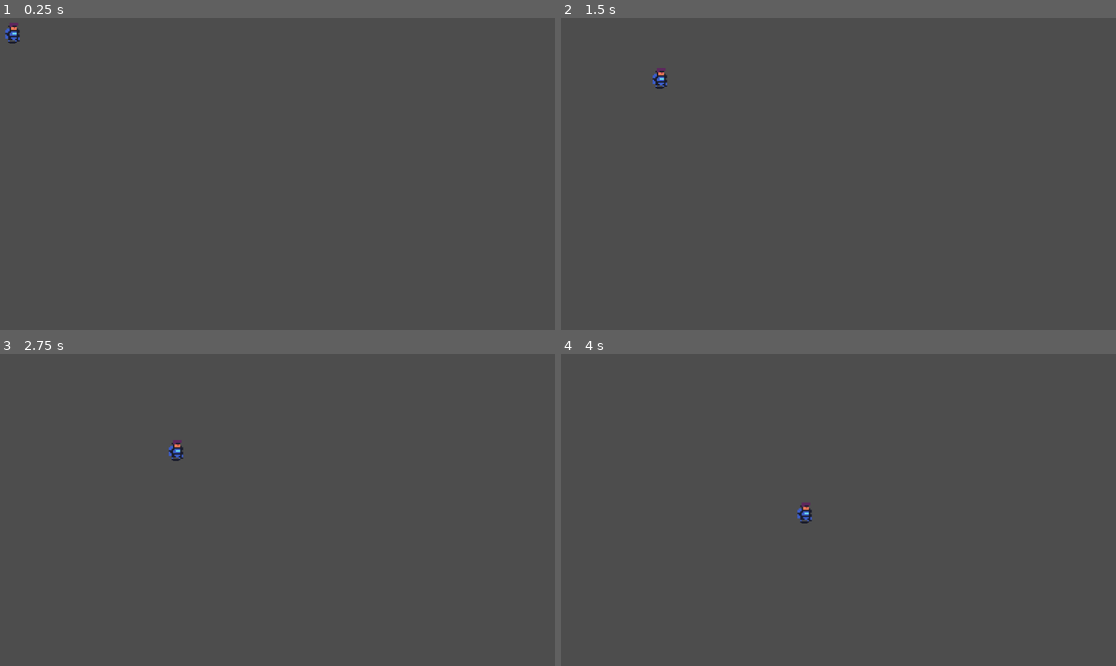
Above: before the commit, frames 1-4 (two rows, left to right).
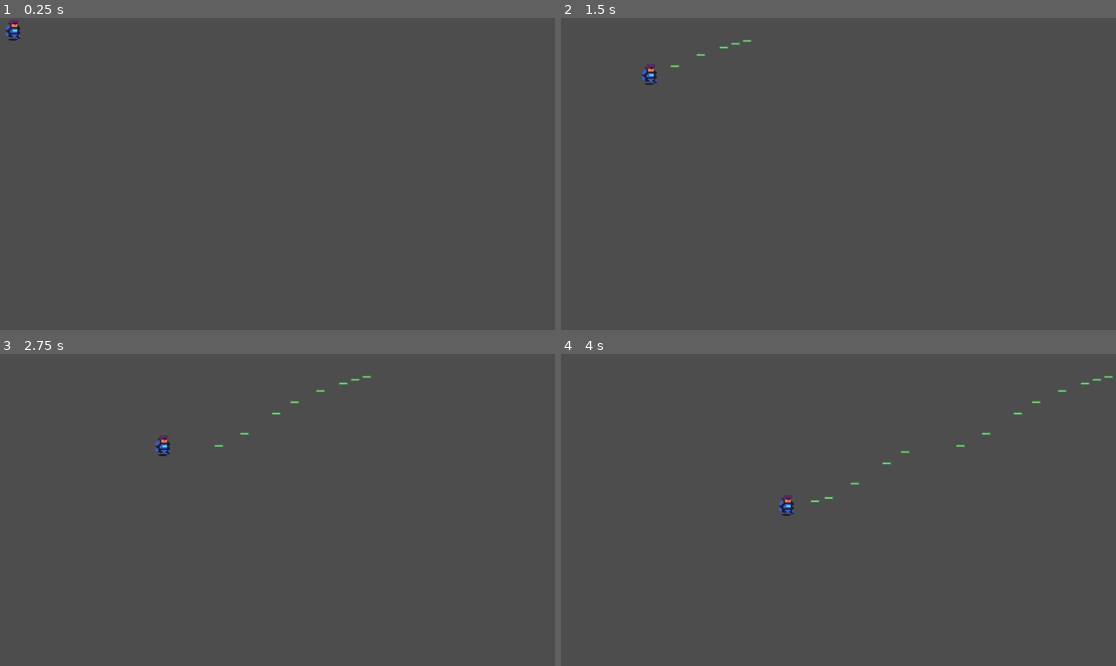
Above: after the commit, the same moments.

Repository: GerardinClement/Gamejam_forge
Game: Godot game, scene res://player.tscn
Same seed, same stepped clock (60 frames per second), same inputs: the game is played once before the commit and once after it.
Inputs (mouse positions are in pixels of both pictures, inside the frame that each line leads up to):
- Up to frame 1 (0.25 s): no input
- Up to frame 2 (1.5 s): tap Enter (ui_accept) at 0.5, 0.6, 0.77, 1.07, 1.35 s; move the mouse to (960, 158) at 0.52 s; move the mouse to (727, 189) at 1.27 s
- Up to frame 3 (2.75 s): tap Enter (ui_accept) at 1.52, 1.82, 2.1 s; move the mouse to (333, 441) at 2.02 s
- Up to frame 4 (4 s): move the mouse to (810, 572) at 2.77 s; tap Enter (ui_accept) at 2.85, 3.02, 3.32, 3.6, 3.77 s; move the mouse to (1005, 556) at 3.52 s

The runs differ from the first frame. In frame 1, 0.1% of the frame differs, in the area x 0-4%, y 0-9%; in frame 2, 0.3%; in frame 3, 0.4%; in frame 4, 0.5%, in the area x 39-100%, y 6-55%.

Commit message:
add shoot without direction

Diff:
--- /dev/null
+++ b/bullet.gd
@@ -0,0 +1,7 @@
+extends CharacterBody2D
+
+
+const SPEED = 300.0
+func _physics_process(delta):
+	velocity.x = 2;
+	move_and_collide(velocity.normalized() * delta * SPEED)
--- /dev/null
+++ b/bullet.tscn
@@ -0,0 +1,53 @@
+[gd_scene load_steps=9 format=3 uid="uid://166oltx3okgt"]
+
+[ext_resource type="Script" path="res://bullet.gd" id="1_7n1qw"]
+[ext_resource type="Texture2D" uid="uid://1utd36kfuwuh" path="res://Assets/Projectiles/projectiles x2.png" id="1_se1ag"]
+
+[sub_resource type="RectangleShape2D" id="RectangleShape2D_fwngm"]
+size = Vector2(19, 6)
+
+[sub_resource type="AtlasTexture" id="AtlasTexture_xbwl6"]
+atlas = ExtResource("1_se1ag")
+region = Rect2(0, 0, 66, 64)
+
+[sub_resource type="AtlasTexture" id="AtlasTexture_xq6j8"]
+atlas = ExtResource("1_se1ag")
+region = Rect2(66, 0, 66, 64)
+
+[sub_resource type="AtlasTexture" id="AtlasTexture_qtaf1"]
+atlas = ExtResource("1_se1ag")
+region = Rect2(132, 0, 66, 64)
+
+[sub_resource type="AtlasTexture" id="AtlasTexture_vxs8l"]
+atlas = ExtResource("1_se1ag")
+region = Rect2(198, 0, 66, 64)
+
+[sub_resource type="SpriteFrames" id="SpriteFrames_ct15c"]
+animations = [{
+"frames": [{
+"duration": 1.0,
+"texture": SubResource("AtlasTexture_xbwl6")
+}, {
+"duration": 1.0,
+"texture": SubResource("AtlasTexture_xq6j8")
+}, {
+"duration": 1.0,
+"texture": SubResource("AtlasTexture_qtaf1")
+}, {
+"duration": 1.0,
+"texture": SubResource("AtlasTexture_vxs8l")
+}],
+"loop": true,
+"name": &"default",
+"speed": 5.0
+}]
+
+[node name="Bullet" type="CharacterBody2D"]
+script = ExtResource("1_7n1qw")
+
+[node name="CollisionShape2D" type="CollisionShape2D" parent="."]
+position = Vector2(-0.5, 1)
+shape = SubResource("RectangleShape2D_fwngm")
+
+[node name="AnimatedSprite2D" type="AnimatedSprite2D" parent="."]
+sprite_frames = SubResource("SpriteFrames_ct15c")
--- a/player.gd
+++ b/player.gd
@@ -2,8 +2,12 @@
 
 
 const SPEED = 100.0
+const bulletPath = preload("res://bullet.tscn")
 @onready var animation = $AnimatedSprite2D
 
+func _process(delta):
+	if Input.is_action_just_pressed("ui_accept"):
+		shoot()
 
 func _physics_process(delta):
 	var mouseOffset = get_viewport().get_mouse_position() - self.position;
@@ -19,3 +23,8 @@
 		animation.play("run")
 	velocity = direction * delta * SPEED
 	move_and_slide()
+
+func shoot():
+	var bullet = bulletPath.instantiate()
+	get_parent().add_child(bullet)
+	bullet.position = $Marker2D.global_position
--- a/player.tscn
+++ b/player.tscn
@@ -62,6 +62,11 @@
 shape = SubResource("RectangleShape2D_fwbjh")
 
 [node name="AnimatedSprite2D" type="AnimatedSprite2D" parent="."]
-position = Vector2(-8, -12)
+position = Vector2(-7, -18)
 sprite_frames = SubResource("SpriteFrames_p5bdb")
 animation = &"idle"
+
+[node name="Marker2D" type="Marker2D" parent="."]
+position = Vector2(16, 3)
+scale = Vector2(-2.31302, -1.7225)
+gizmo_extents = 21.9
Binary file added: Assets/Projectiles/projectiles x2.png
Not shown, added: Assets/Projectiles/projectiles x2.png.import
Not shown: 1 places in player.tscn that only renumber resources
